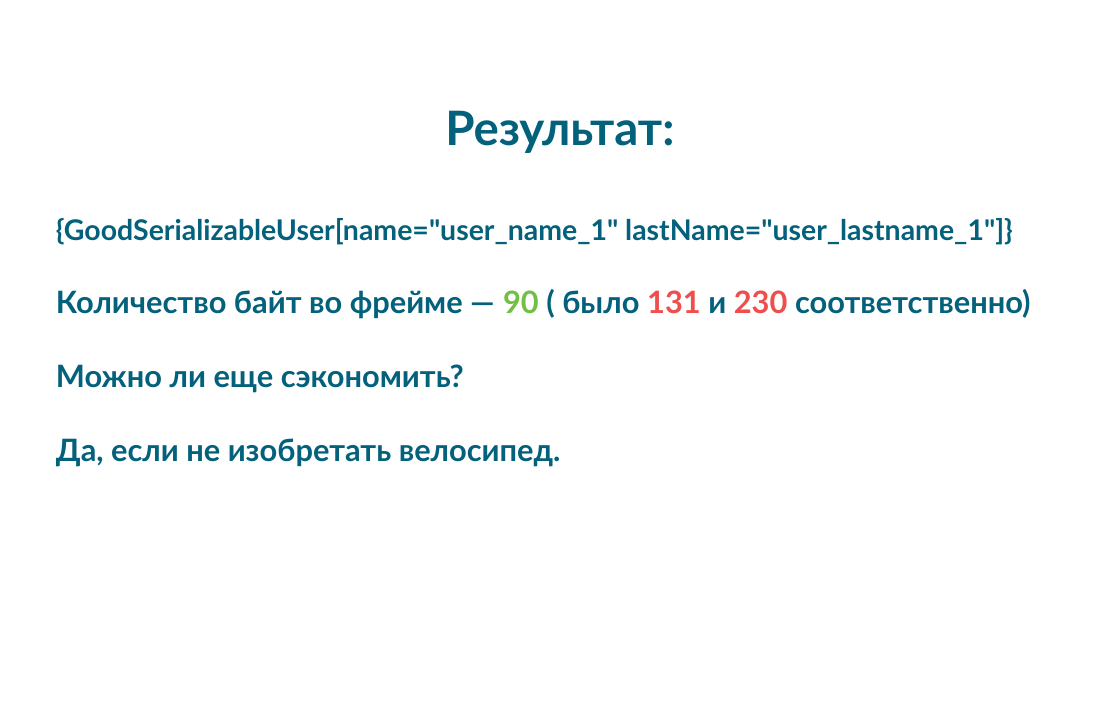
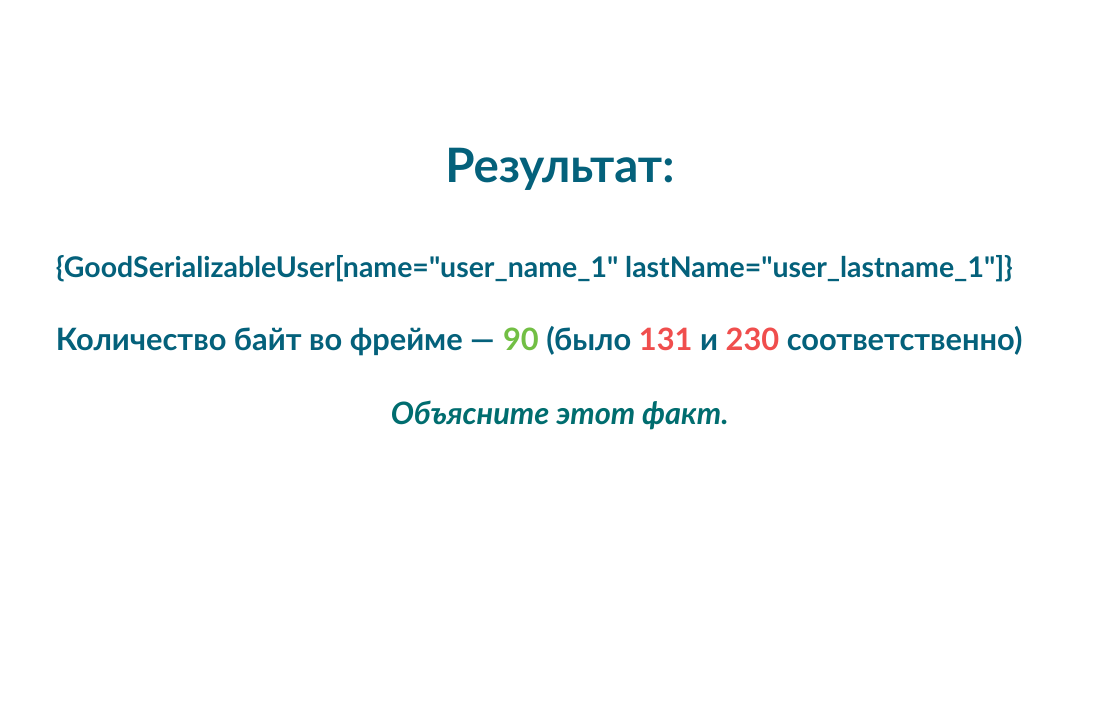
Before and after one commit to pixie1977/JavaSchoolSerialization, a slide deck: slide 32 of JavaSchoolSerialization.odp (slide 24 before the commit). Drawn at 1120x706 pixels with LibreOffice and Linux fonts; fonts in the diff are those of the drawing; background and template pictures are left out. Boxes give left, top, right and bottom in pixels: in the first picture for what was removed or moved away, otherwise in the second. Text is boxed around its words. In the diff, an @@ line names an element or a change of style, - is before the commit and + after.

```diff
--- a/JavaSchoolSerialization.odp
+++ b/JavaSchoolSerialization.odp
@@ subtitle at <box>56,326,1023,430</box>: text changed @@
-Количество байт во фрейме — 90 ( было 131 и 230 соответственно)
-Можно ли еще сэкономить?
-Да, если не изобретать велосипед.
+Количество байт во фрейме — 90 (было 131 и 230 соответственно)
+Объясните этот факт.
```
Also in this commit, not shown: 12 other slides changed, 26 slides added, 1 slide removed, 1 other file.
